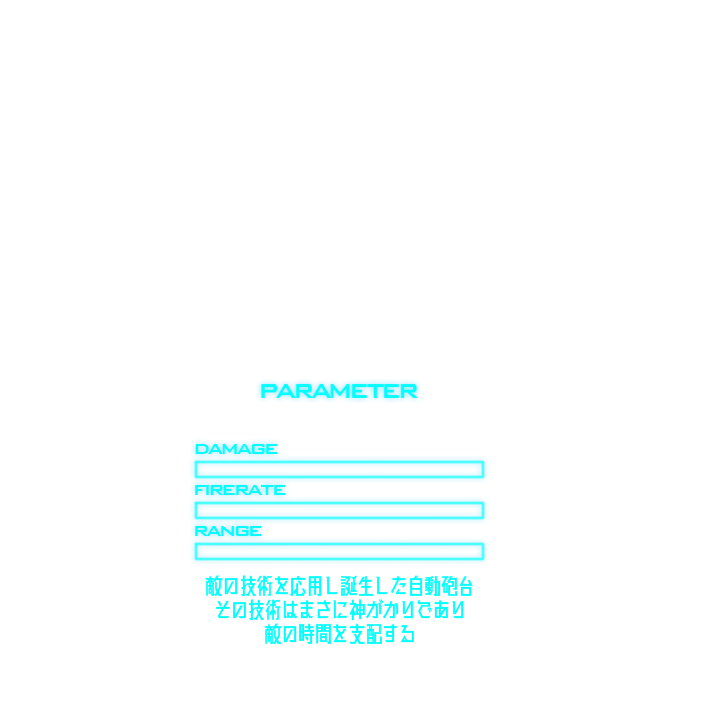
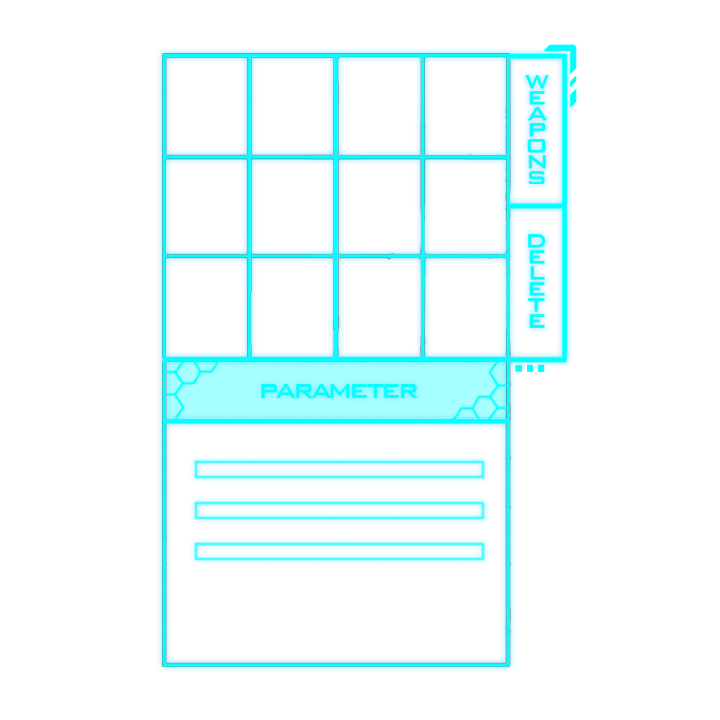
Before/after of a w=720, h=720 layered artwork. What changed in the layer stack:
hid "レイヤー 1" over bbox(190, 520, 266, 541)
hid "レイヤー 2" over bbox(190, 479, 290, 500)
hid "firerate" over bbox(190, 439, 282, 459)
hid group "HolyTurret" (1st of 2) (3 layers) over bbox(205, 175, 497, 644)
showed group "UI" (1st of 2) (9 layers) over bbox(162, 44, 577, 667)
"parameter背景": opacity 20% → 35% over bbox(167, 362, 505, 418)
